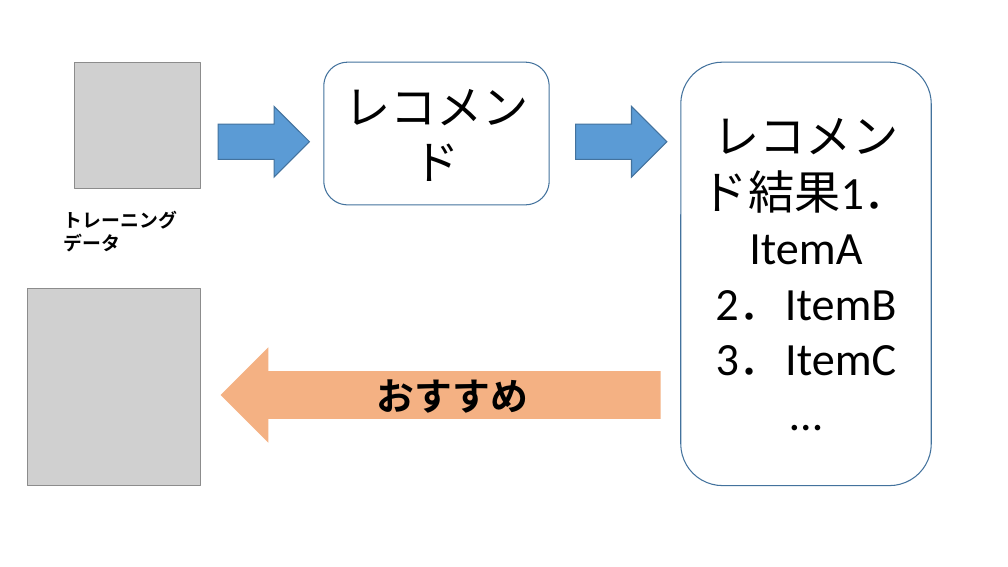
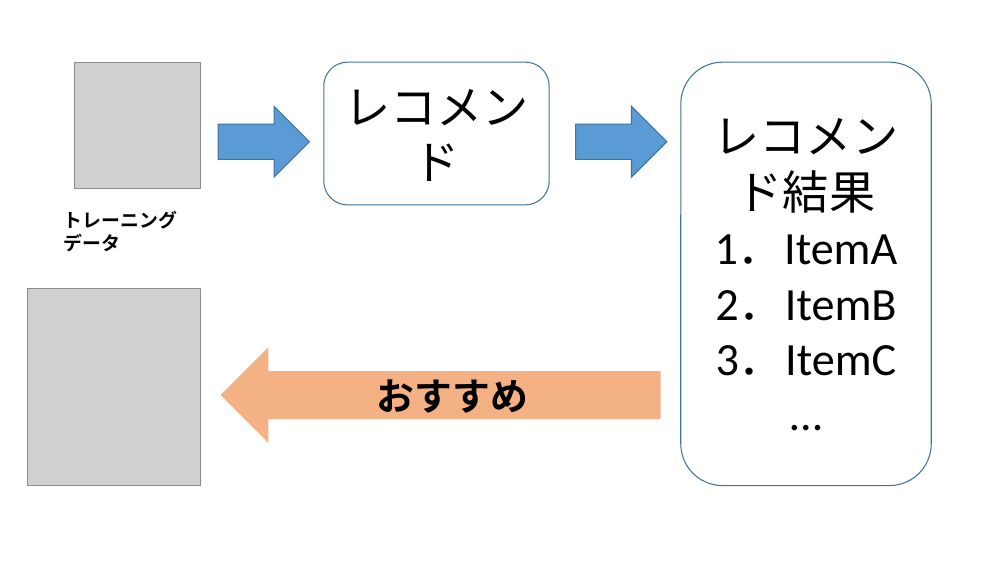
Before and after one commit to we333/m2_paper, a slide deck: slide 16 of ppt.pptx. Drawn at 1008x567 pixels with LibreOffice and Linux fonts; fonts in the diff are those of the drawing; grey boxes stand for pictures. Boxes give left, top, right and bottom in pixels: in the first picture for what was removed or moved away, otherwise in the second. Text is boxed around its words. In the diff, an @@ line names an element or a change of style, - is before the commit and + after.

```diff
--- a/ppt.pptx
+++ b/ppt.pptx
@@ text in rounded rectangle at bbox=[714, 118, 899, 265]: text changed @@
-レコメンド結果1．ItemA
+レコメンド結果
+1．ItemA
```
Also in this commit, not shown: 2 other files.
